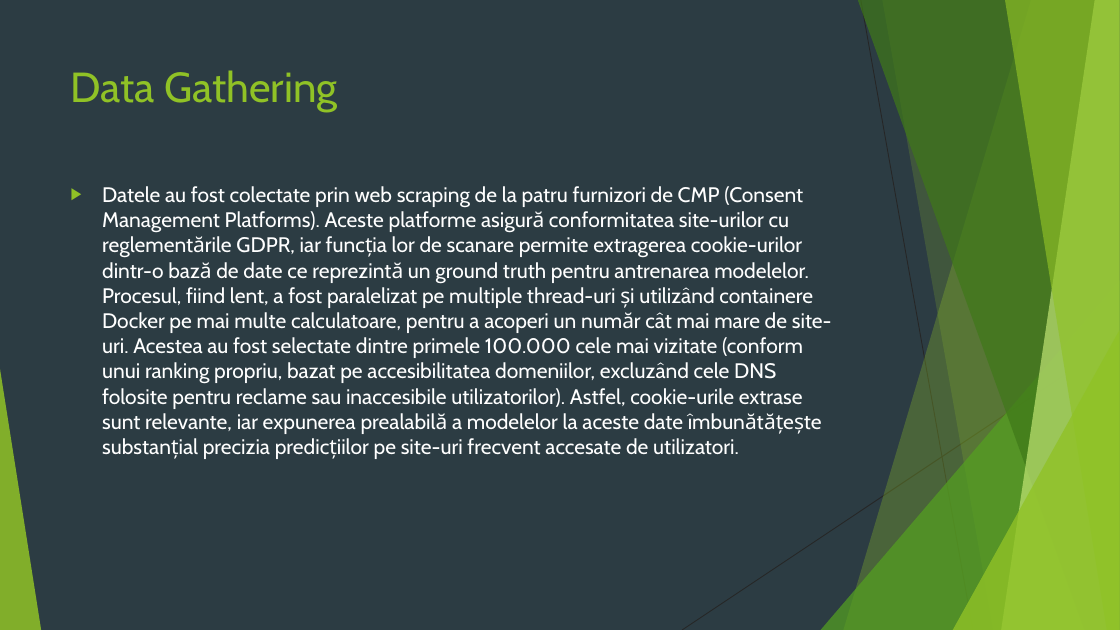
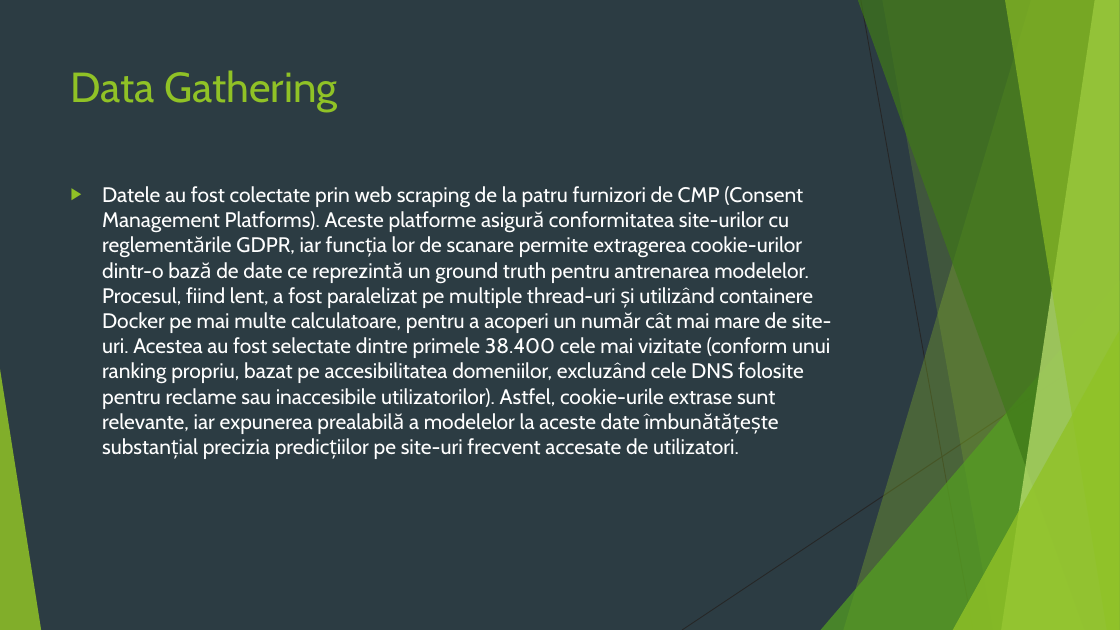
Before and after one commit to davide-perli/AI_Cookie_Classifier, a slide deck: slide 8 of Presentation_Cookie_Classifier.pptx (slide 9 before the commit). Drawn at 1120x630 pixels with LibreOffice and Linux fonts; fonts in the diff are those of the drawing. Boxes give left, top, right and bottom in pixels: in the first picture for what was removed or moved away, otherwise in the second. Text is boxed around its words. In the diff, an @@ line names an element or a change of style, - is before the commit and + after.

```diff
--- a/Presentation_Cookie_Classifier.pptx
+++ b/Presentation_Cookie_Classifier.pptx
@@ text at (102, 186, 832, 459): text changed @@
-▶ Datele au fost colectate prin web scraping de la patru furnizori de CMP (Consent Management Platforms). Aceste platforme asigură conformitatea site-urilor cu reglementările GDPR, iar funcția lor de scanare permite extragerea cookie-urilor dintr-o bază de date ce reprezintă un ground truth pentru antrenarea modelelor. Procesul, fiind lent, a fost paralelizat pe multiple thread-uri și utilizând containere Docker pe mai multe calculatoare, pentru a acoperi un număr cât mai mare de site-uri. Acestea au fost selectate dintre primele 100.000 cele mai vizitate (conform unui ranking propriu, bazat pe accesibilitatea domeniilor, excluzând cele DNS folosite pentru reclame sau inaccesibile utilizatorilor). Astfel, cookie-urile extrase sunt relevante, iar expunerea prealabilă a modelelor la aceste date îmbunătățește substanțial precizia predicțiilor pe site-uri frecvent accesate de utilizatori.
+▶ Datele au fost colectate prin web scraping de la patru furnizori de CMP (Consent Management Platforms). Aceste platforme asigură conformitatea site-urilor cu reglementările GDPR, iar funcția lor de scanare permite extragerea cookie-urilor dintr-o bază de date ce reprezintă un ground truth pentru antrenarea modelelor. Procesul, fiind lent, a fost paralelizat pe multiple thread-uri și utilizând containere Docker pe mai multe calculatoare, pentru a acoperi un număr cât mai mare de site-uri. Acestea au fost selectate dintre primele 38.400 cele mai vizitate (conform unui ranking propriu, bazat pe accesibilitatea domeniilor, excluzând cele DNS folosite pentru reclame sau inaccesibile utilizatorilor). Astfel, cookie-urile extrase sunt relevante, iar expunerea prealabilă a modelelor la aceste date îmbunătățește substanțial precizia predicțiilor pe site-uri frecvent accesate de utilizatori.
```
Also in this commit, not shown: 2 other slides changed, 1 slide removed.
